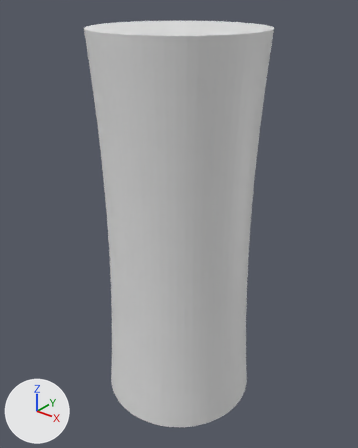
Two versions of the COLLADA model meshes/large_vase_2.dae, one commit apart.
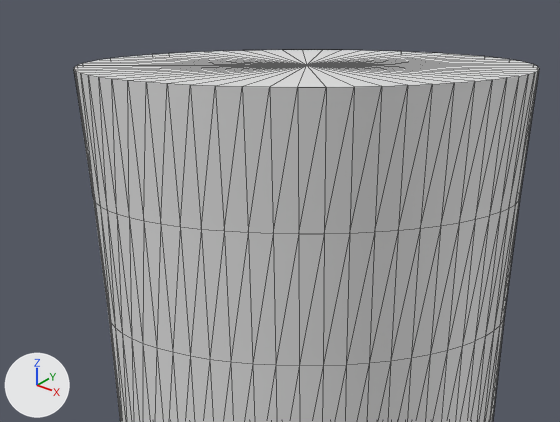
Each version appears first whole from a 50 mm camera at (0.0874, -0.111, 0.1307) aimed at (-0.0018, 0.0005, 0.0616), and next in a close-up on the part from 15% to 79% of the width and 0% to 39% of the height. Arrows for +X, +Y and +Z are at lower left; the lights stay in place. The close-ups show mesh edges as thin lines. Where no turn or scale is listed for an object, it has been applied to the vertices. Vertices at the same position are counted once.

Script lines for the objects in view, before the commit:
```python
me_large_vase_2 = bpy.data.meshes.new('Large Vase 2')
me_large_vase_2.from_pydata(...)  # 937 vertices, 1870 faces; spans x -0.0264..0.0236, y -0.025..0.025, z -0.0403..0.0797
ob_large_vase_2 = bpy.data.objects.new('Large Vase 2', me_large_vase_2)
ob_large_vase_2.location = (0.0, 0.0, 0.0405)
```
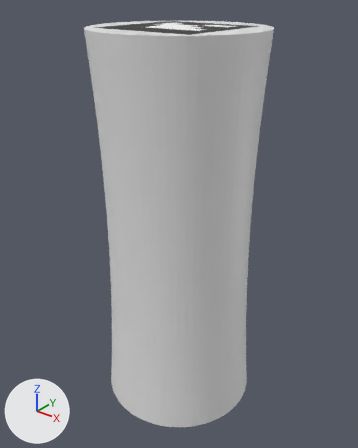
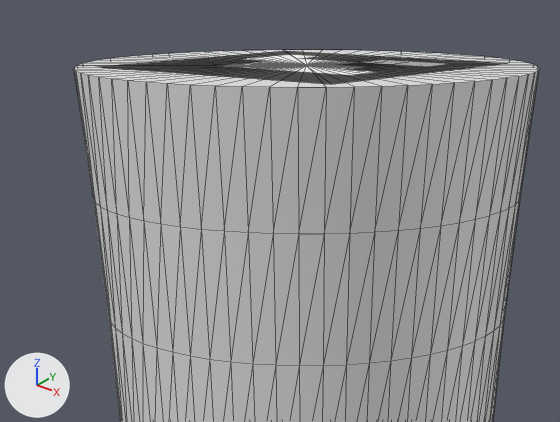
Where the newer file only moved an object's origin or applied its transform, the numbers keep the older frame.

Where the change shows, as pixel boxes (x1, y1, x2, y2) in the close-ups (560 x 422 px):
part 1 of me_large_vase_2, added
    after: (101, 51, 507, 84)

The change, as a diff of the scene's bpy script:
```diff
--- a/meshes/large_vase_2.dae.py
+++ b/meshes/large_vase_2.dae.py
@@ img_object_png @@
+img_object_png = load_image('object.png', 'object.png', 354, 354, 'sRGB')
@@ mat_材质_009 @@
+mat_材质_009 = principled_material('材质.009')
+mat_材质_009.texture = img_object_png
@@ mat_material @@
+mat_material = principled_material('Material')
+mat_material.base_color = (0.8, 0.8, 0.8)  # white #e7e7e7
@@ me_large_vase_2 @@
 # used by ob_large_vase_2; location = (0.0, 0.0, 0.0405)
 # verts and faces of me_large_vase_2; kept vertices keep their numbers, new ones are numbered from 937
-me_large_vase_2.from_pydata(...)  # 937 vertices, 1870 faces; spans x -0.0264..0.0236, y -0.025..0.025, z -0.0403..0.0797
+me_large_vase_2.from_pydata(...)  # 941 vertices, 1872 faces; spans x -0.0264..0.0236, y -0.025..0.025, z -0.0403..0.0797
+# me_large_vase_2 part 1
+verts[937] = (-0.0176, -0.016, 0.0797)  # pixel (95, 66)
+verts[938] = (0.0144, -0.016, 0.0797)  # pixel (331, 84)
+verts[939] = (-0.0176, 0.016, 0.0797)  # pixel (285, 50)
+verts[940] = (0.0144, 0.016, 0.0797)  # pixel (507, 63)
+faces += [(937, 938, 939), (938, 940, 939)]  # mat_材质_009 (picture img_object_png)
+me_large_vase_2.materials.append(mat_material)  # white #e7e7e7
+me_large_vase_2.materials.append(mat_材质_009)  # picture img_object_png
```
